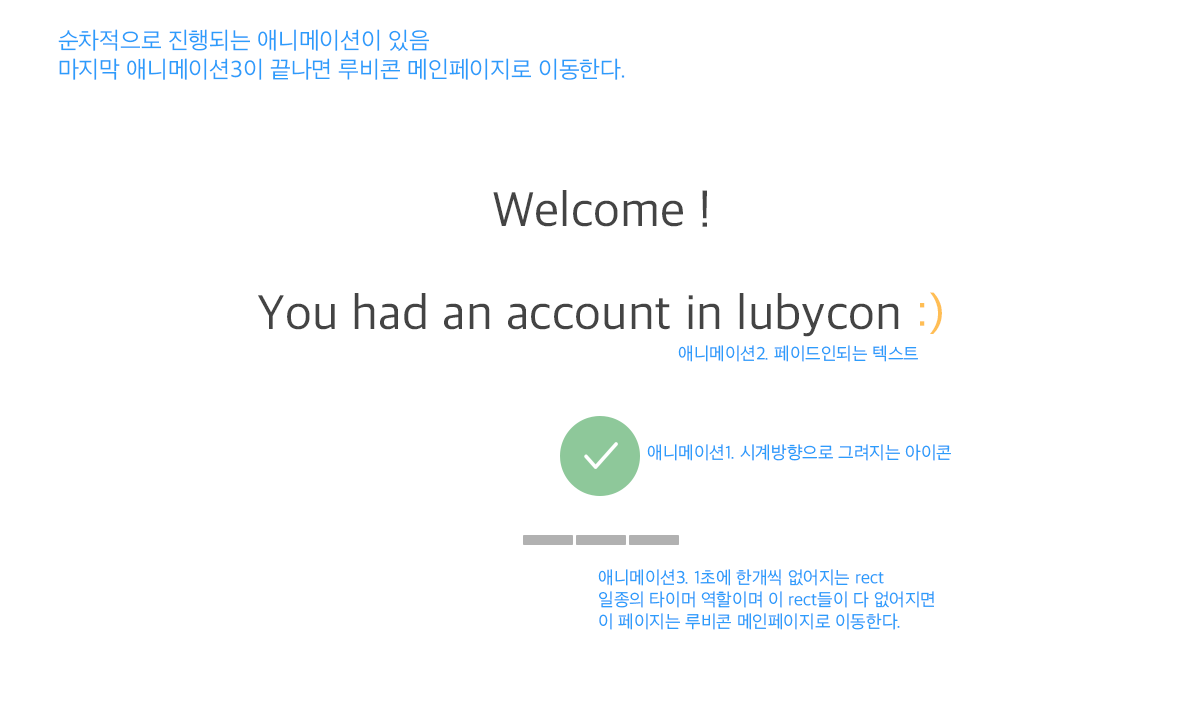
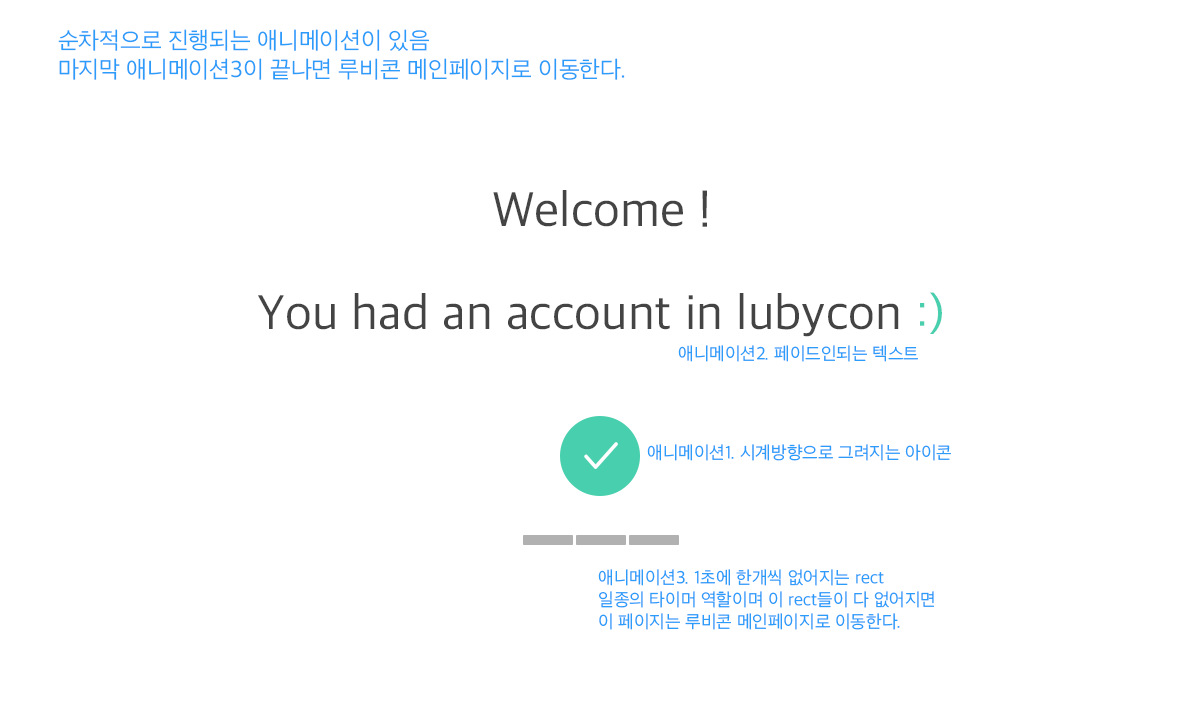
Two versions of the same layered image (w=1200, h=712). Layer-by-layer changes:
painted on "Ellipse 1" over (560, 416, 640, 496)
painted on "You had an account in lubycon :)" over (920, 292, 942, 334)
